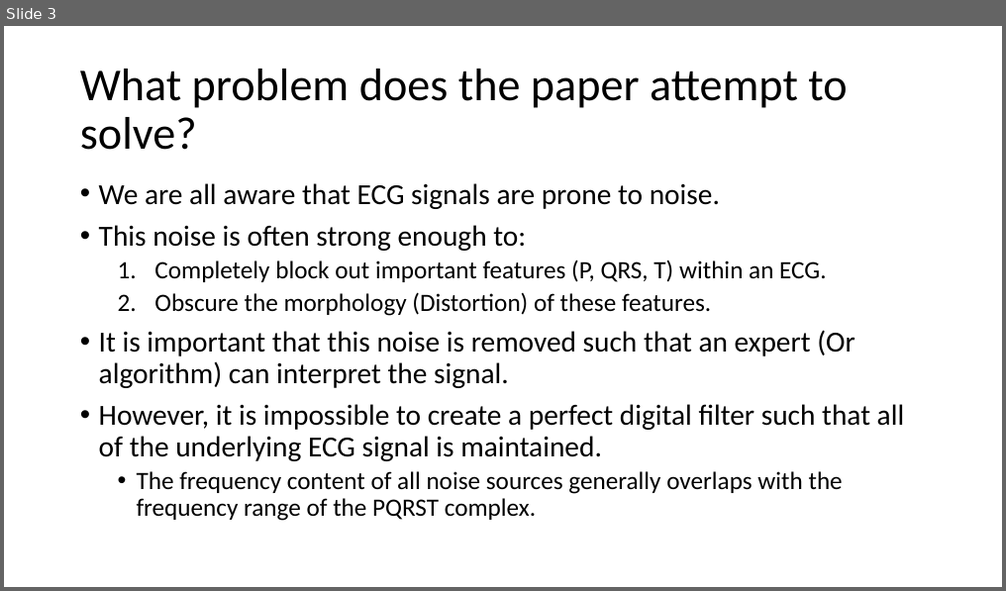
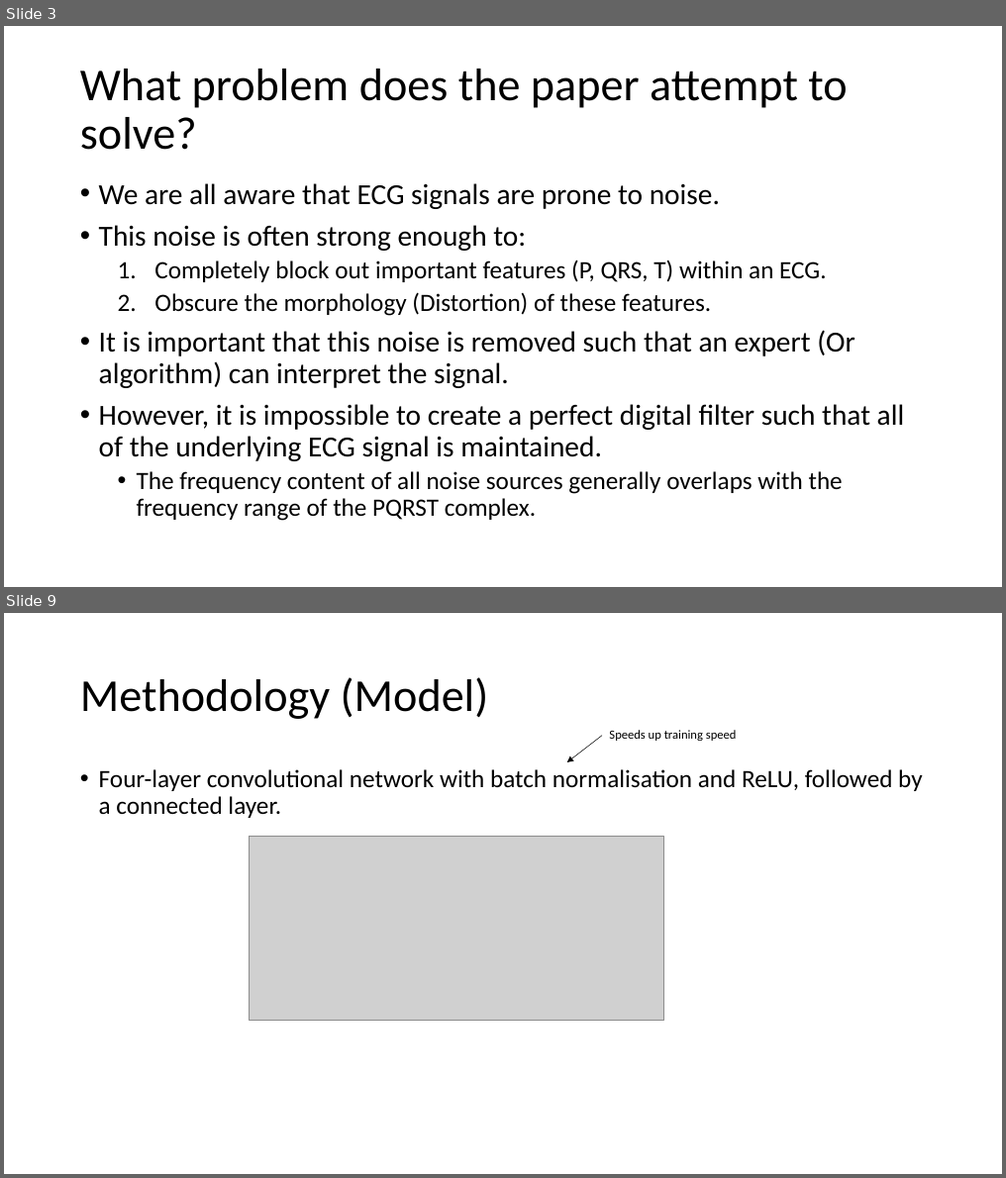
Before and after one commit to ben120-web/MSc-Project, a slide deck: Electrode Motion Denoising/reports/DeepLearningElectrodeMotionRemoval.pptx. Shown one above the other, each under a label of ours: slide 3 before the commit, slides 3 and 9 after it; the slides between them are not shown. The pictures are 1006x591 and 1006x1178 pixels, drawn with LibreOffice and Linux fonts; fonts in the diff are those of the drawing; grey boxes stand for pictures. Boxes give left, top, right and bottom in pixels: in the first picture for what was removed or moved away, otherwise in the second. Text is boxed around its words. In the diff, an @@ line names an element or a change of style, - is before the commit and + after.

```diff
--- a/Electrode Motion Denoising/reports/DeepLearningElectrodeMotionRemoval.pptx
+++ b/Electrode Motion Denoising/reports/DeepLearningElectrodeMotionRemoval.pptx
@@ slide 9 added at [4,613,1002,1174], background #FFFFFF @@
@@ title added at [80,677,489,719], 44 pt, text #000000 @@
+Methodology (Model)
@@ text added at [609,730,737,741], 12 pt, text #000000 @@
+Speeds up training speed
@@ arrow added from (602, 736) to (567, 762), #000000 0.5 pt @@
@@ text added at [99,769,923,818], 24 pt, text #000000 @@
+• Four-layer convolutional network with batch normalisation and ReLU, followed by a connected layer.
@@ picture added at [250,837,664,1021] @@
```
Also in this commit, not shown: 1 slide changed, 4 other slides added.
